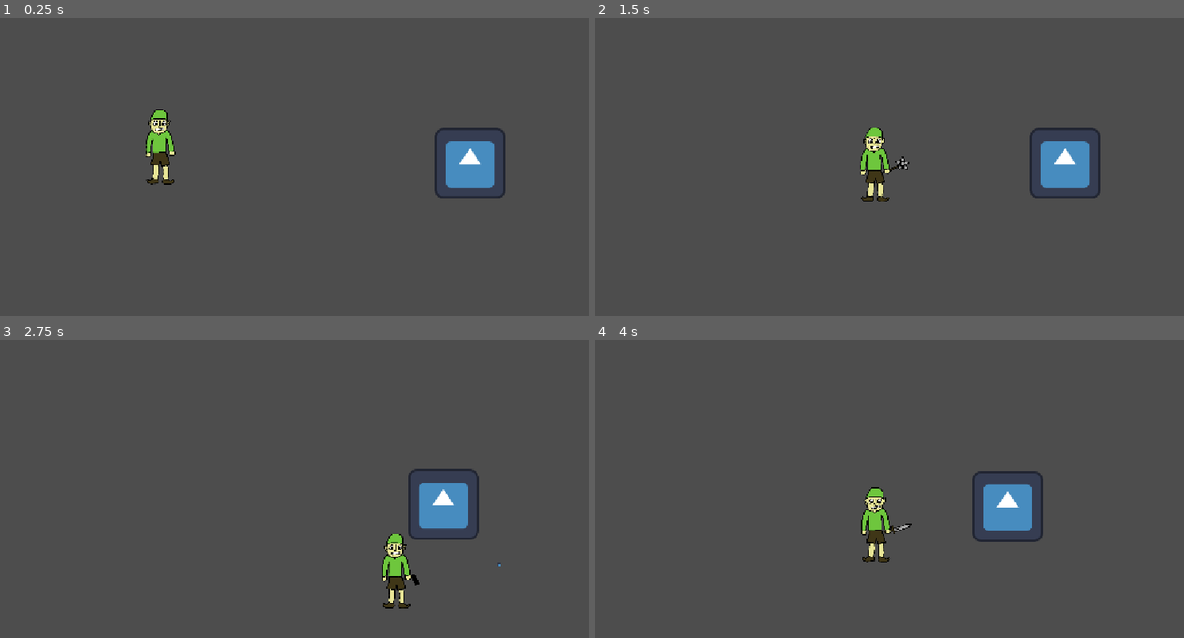
Above: before the commit, frames 1-4 (two rows, left to right).
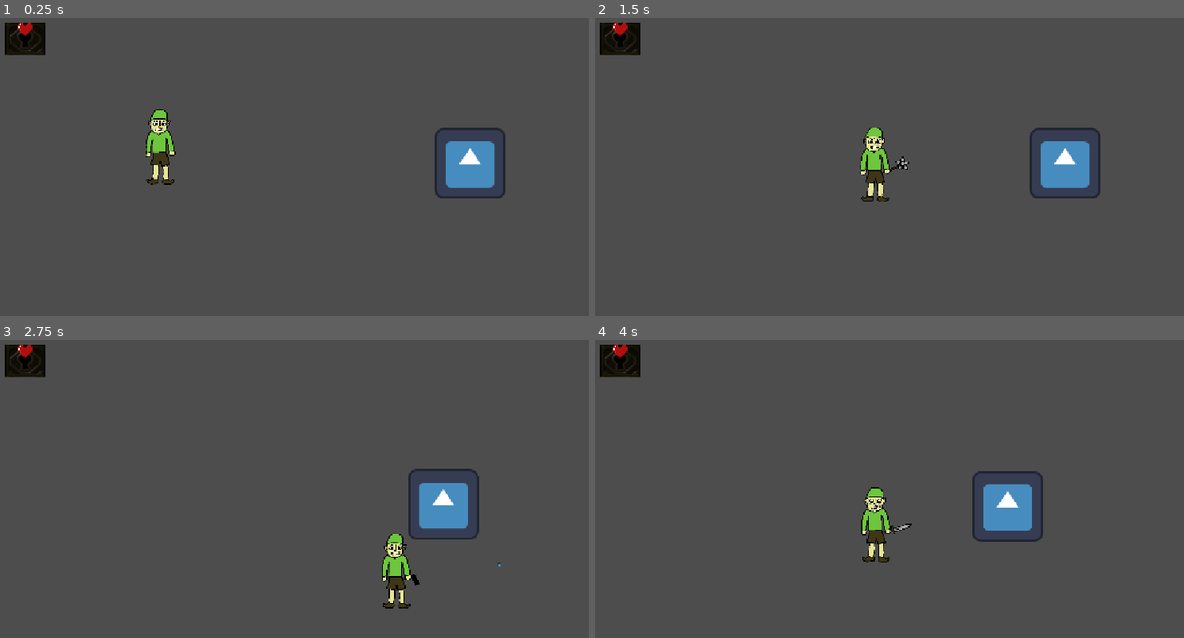
Above: after the commit, the same moments.

Repository: aradaynt/ZeldaRogueLite
Game: Godot game, scene res://scenes/main.tscn
Two runs of this game, one before a commit and one after it. Both use one fixed random seed, a clock stepped at 60 frames per second and the inputs below. The engine's default icon, where the game draws it, is replaced by a stand-in: a white triangle on a blue panel in a dark square.
Inputs:
- Up to frame 1 (0.25 s): no input
- Up to frame 2 (1.5 s): tap Enter (ui_accept) at 0.5, 0.77 s; hold Right (ui_right) 0.53-1.28 s; tap E (attack) at 0.6, 1.35 s; hold Down (ui_down) from 1.28 s (still down)
- Up to frame 3 (2.75 s): tap Enter (ui_accept) at 1.52 s; release Down (ui_down) at 2.03 s; hold Right (ui_right) from 2.03 s (still down); tap E (attack) at 2.1 s
- Up to frame 4 (4 s): release Right (ui_right) at 2.78 s; hold Up (ui_up) 2.78-3.53 s; tap E (attack) at 2.85, 3.6 s; tap Enter (ui_accept) at 3.02, 3.77 s; hold Left (ui_left) from 3.53 s (still down)

The runs differ from the first frame. In frame 1, 0.8% of the frame differs, in the area x 0-8%, y 1-13%; in frame 2, 0.8%; in frame 3, 0.8%; in frame 4, 0.8%.

Commit message:
Overall game loop done

Diff:
--- a/project.godot
+++ b/project.godot
@@ -15,6 +15,10 @@
 config/features=PackedStringArray("4.5", "Forward Plus")
 config/icon="res://icon.svg"
 
+[autoload]
+
+GameManager="*res://scripts/game_manager.gd"
+
 [display]
 
 window/stretch/mode="canvas_items"
@@ -23,6 +27,7 @@
 
 player=""
 enemy=""
+door=""
 
 [input]
 
--- /dev/null
+++ b/scenes/door.tscn
@@ -0,0 +1,28 @@
+[gd_scene load_steps=5 format=3 uid="uid://dl3fxprpu0up7"]
+
+[ext_resource type="Script" uid="uid://xmyyiort152g" path="res://scripts/door.gd" id="1_83dcw"]
+[ext_resource type="Texture2D" uid="uid://d0bgn8xjxll43" path="res://assets/images/EoW_Locked_Door_Model.png" id="1_uvdjg"]
+[ext_resource type="Texture2D" uid="uid://c1qo12ui54rc2" path="res://assets/images/heart.png" id="2_83dcw"]
+
+[sub_resource type="RectangleShape2D" id="RectangleShape2D_la1wf"]
+size = Vector2(71, 58)
+
+[node name="Door" type="Area2D" groups=["door"]]
+position = Vector2(54, 55)
+script = ExtResource("1_83dcw")
+
+[node name="CollisionShape2D" type="CollisionShape2D" parent="."]
+position = Vector2(25.5, 19)
+shape = SubResource("RectangleShape2D_la1wf")
+
+[node name="DoorSprite" type="Sprite2D" parent="."]
+position = Vector2(26, 21)
+scale = Vector2(0.5, 0.411)
+texture = ExtResource("1_uvdjg")
+
+[node name="LootIcon" type="Sprite2D" parent="."]
+position = Vector2(26.000004, 3.0000002)
+scale = Vector2(0.09, 0.09)
+texture = ExtResource("2_83dcw")
+
+[connection signal="body_entered" from="." to="." method="_on_body_entered"]
--- a/scenes/enemy.tscn
+++ b/scenes/enemy.tscn
@@ -17,7 +17,7 @@
 [node name="Enemy" type="CharacterBody2D" groups=["enemy"]]
 script = ExtResource("1_55jtl")
 
-[node name="Sprite2D" type="Sprite2D" parent="." groups=["enemy"]]
+[node name="Sprite2D" type="Sprite2D" parent="."]
 texture = ExtResource("1_3gvst")
 
 [node name="CollisionShape2D" type="CollisionShape2D" parent="."]
--- a/scenes/main.tscn
+++ b/scenes/main.tscn
@@ -1,11 +1,21 @@
-[gd_scene load_steps=3 format=3 uid="uid://mctmevkq24s4"]
+[gd_scene load_steps=6 format=3 uid="uid://mctmevkq24s4"]
 
 [ext_resource type="PackedScene" uid="uid://dhrbo4gci2ne6" path="res://scenes/player.tscn" id="1_o5qli"]
+[ext_resource type="Script" uid="uid://cwp4aevm3fupt" path="res://scripts/main.gd" id="1_sugp2"]
 [ext_resource type="PackedScene" uid="uid://cn03hd448xs5d" path="res://scenes/enemy.tscn" id="2_0wfyh"]
+[ext_resource type="PackedScene" uid="uid://dl3fxprpu0up7" path="res://scenes/door.tscn" id="4_jyhfs"]
+[ext_resource type="PackedScene" uid="uid://dq2dh3626tf7a" path="res://scenes/reward_pedistal.tscn" id="5_tbgi4"]
 
 [node name="Main" type="Node2D"]
+script = ExtResource("1_sugp2")
 
-[node name="Player" parent="." groups=["enemy", "player"] instance=ExtResource("1_o5qli")]
+[node name="Player" parent="." groups=["player"] instance=ExtResource("1_o5qli")]
 
-[node name="Enemy" parent="." groups=["enemy"] instance=ExtResource("2_0wfyh")]
+[node name="Enemy" parent="." instance=ExtResource("2_0wfyh")]
 position = Vector2(885, 301)
+
+[node name="Door" parent="." instance=ExtResource("4_jyhfs")]
+next_room_path = "uid://daf6jroep834m"
+
+[node name="RewardPedistal" parent="." instance=ExtResource("5_tbgi4")]
+position = Vector2(115, 469)
--- /dev/null
+++ b/scenes/reward_pedistal.tscn
@@ -0,0 +1,19 @@
+[gd_scene load_steps=4 format=3 uid="uid://dq2dh3626tf7a"]
+
+[ext_resource type="Texture2D" uid="uid://bg1hexqm1fj4c" path="res://assets/images/Untitled.png" id="1_aivc8"]
+[ext_resource type="Script" uid="uid://bpe32ebtkpjhs" path="res://scripts/reward_pedistal.gd" id="1_rymfk"]
+
+[sub_resource type="RectangleShape2D" id="RectangleShape2D_rymfk"]
+size = Vector2(49, 143)
+
+[node name="RewardPedistal" type="Area2D"]
+script = ExtResource("1_rymfk")
+
+[node name="Sprite2D" type="Sprite2D" parent="."]
+position = Vector2(-4, -32)
+scale = Vector2(0.3, 0.3)
+texture = ExtResource("1_aivc8")
+
+[node name="CollisionShape2D" type="CollisionShape2D" parent="."]
+position = Vector2(-4, -32)
+shape = SubResource("RectangleShape2D_rymfk")
--- /dev/null
+++ b/scenes/room_1.tscn
@@ -0,0 +1,20 @@
+[gd_scene load_steps=5 format=3 uid="uid://daf6jroep834m"]
+
+[ext_resource type="Script" uid="uid://cwp4aevm3fupt" path="res://scripts/main.gd" id="1_xhekj"]
+[ext_resource type="PackedScene" uid="uid://dhrbo4gci2ne6" path="res://scenes/player.tscn" id="2_irjyx"]
+[ext_resource type="PackedScene" uid="uid://cn03hd448xs5d" path="res://scenes/enemy.tscn" id="3_0akh5"]
+[ext_resource type="PackedScene" uid="uid://dl3fxprpu0up7" path="res://scenes/door.tscn" id="4_d0u7m"]
+
+[node name="Room1" type="Node2D"]
+script = ExtResource("1_xhekj")
+
+[node name="Root" parent="." instance=ExtResource("2_irjyx")]
+position = Vector2(-58, 101)
+
+[node name="Enemy" parent="." instance=ExtResource("3_0akh5")]
+position = Vector2(871, 338)
+
+[node name="Door" parent="." instance=ExtResource("4_d0u7m")]
+position = Vector2(426, 49)
+next_room_path = "uid://cv3ap133sq1dq"
+promised_reward = "max_hp_up"
--- /dev/null
+++ b/scenes/room_2.tscn
@@ -0,0 +1,24 @@
+[gd_scene load_steps=5 format=3 uid="uid://cv3ap133sq1dq"]
+
+[ext_resource type="Script" uid="uid://cwp4aevm3fupt" path="res://scripts/main.gd" id="1_586c8"]
+[ext_resource type="PackedScene" uid="uid://dhrbo4gci2ne6" path="res://scenes/player.tscn" id="2_lsxps"]
+[ext_resource type="PackedScene" uid="uid://cn03hd448xs5d" path="res://scenes/enemy.tscn" id="3_63qte"]
+[ext_resource type="PackedScene" uid="uid://dl3fxprpu0up7" path="res://scenes/door.tscn" id="4_flmds"]
+
+[node name="Room2" type="Node2D"]
+script = ExtResource("1_586c8")
+room_name = "room_2"
+
+[node name="Root" parent="." instance=ExtResource("2_lsxps")]
+position = Vector2(215, -107)
+
+[node name="Enemy" parent="." instance=ExtResource("3_63qte")]
+position = Vector2(129, 517)
+
+[node name="Enemy2" parent="." instance=ExtResource("3_63qte")]
+position = Vector2(1003, 517)
+
+[node name="Door" parent="." instance=ExtResource("4_flmds")]
+position = Vector2(639, 43)
+next_room_path = "uid://daf6jroep834m"
+is_back_door = true
--- /dev/null
+++ b/scripts/door.gd
@@ -0,0 +1,30 @@
+extends Area2D
+
+@export_file("*.tscn") var next_room_path: String
+@export var promised_reward = "sword_upgrade"
+@export var is_back_door = false
+
+var is_locked = true
+@onready var door_sprite = $DoorSprite
+@onready var loot_icon = $LootIcon
+
+func _ready():
+	if is_back_door:
+		loot_icon.visible = false
+
+	door_sprite.modulate = Color(0.3, 0.3, 0.3)
+
+func unlock():
+	is_locked = false
+	door_sprite.modulate = Color(1, 1, 1)
+
+func _on_body_entered(body):
+	if not is_locked and body.is_in_group("player"):
+		if next_room_path != "":
+			if not is_back_door:
+				GameManager.pending_reward = promised_reward
+			else:
+				GameManager.pending_reward = ""
+			get_tree().call_deferred("change_scene_to_file", next_room_path)
+		else:
+			print("oops")
--- a/scripts/enemy.gd
+++ b/scripts/enemy.gd
@@ -30,6 +30,9 @@
 	is_stunned = true
 	if hp <= 0:
 		print("Enemy defeated!")
+		var main_room = get_tree().current_scene
+		if main_room.has_method("enemy_defeated"):
+			main_room.enemy_defeated()
 		queue_free()
 		return
 	await get_tree().create_timer(0.3).timeout
--- /dev/null
+++ b/scripts/game_manager.gd
@@ -0,0 +1,9 @@
+extends Node
+
+var pending_reward = ""
+
+var cleared_rooms = []
+
+var player_max_hp = 3.0
+var player_current_hp = 3.0
+var player_weapon_upgrades = 0
--- /dev/null
+++ b/scripts/main.gd
@@ -0,0 +1,39 @@
+extends Node2D
+
+@export var room_name = "room_1"
+var enemies_left = 0
+
+var reward_scene = preload("res://scenes/reward_pedistal.tscn")
+
+func _ready():
+	if GameManager.cleared_rooms.has(room_name):
+		print("Room already cleared. Opening doors.")
+		var enemies = get_tree().get_nodes_in_group("enemy")
+		for enemy in enemies:
+			enemy.queue_free()
+		unlock_all_doors()
+	else:
+		enemies_left = get_tree().get_nodes_in_group("enemy").size()
+		print("Enemies to defeat: ", enemies_left)
+
+func enemy_defeated():
+	enemies_left -= 1
+	if enemies_left <= 0:
+		call_deferred("room_cleared")
+
+func room_cleared():
+	print("Room Cleared!")
+	GameManager.cleared_rooms.append(room_name)
+
+	if GameManager.pending_reward != "":
+		print("Spawning reward: ", GameManager.pending_reward)
+		var new_pedestal = reward_scene.instantiate()
+		new_pedestal.global_position = Vector2(500,300)
+		add_child(new_pedestal)
+	unlock_all_doors()
+
+func unlock_all_doors():
+	var doors = get_tree().get_nodes_in_group("door")
+	for door in doors:
+		if door.has_method("unlock"):
+			door.unlock()
--- a/scripts/player.gd
+++ b/scripts/player.gd
@@ -7,7 +7,7 @@
 
 # --- COMBAT STATS ---
 var base_damage = 1.0
-var weapon_upgrades = 0
+var weapon_upgrades = GameManager.player_weapon_upgrades
 
 var max_ammo = 6
 var current_ammo = max_ammo
@@ -16,8 +16,8 @@
 
 var facing_direction = Vector2.DOWN
 
-var max_hp = 3.0
-var current_hp = max_hp
+var max_hp = GameManager.player_max_hp
+var current_hp = GameManager.player_current_hp
 var is_invincible = false
 
 var knockback = Vector2.ZERO
--- /dev/null
+++ b/scripts/reward_pedistal.gd
@@ -0,0 +1,39 @@
+extends Area2D
+
+var reward_type = ""
+
+@onready var sprite = $Sprite2D
+
+func _ready():
+	reward_type = GameManager.pending_reward
+
+	match reward_type:
+		"sword_upgrade":
+			sprite.modulate = Color(1, 0, 0)
+		"heal":
+			sprite.modulate = Color(0, 1, 0)
+		"max_hp_up":
+			sprite.modulate = Color(1, 0.8, 0)
+		"":
+			queue_free()
+
+func _on_body_entered(body):
+	if body.is_in_group("player"):
+		print("Lonk picked up the reward: ", reward_type)
+
+		match reward_type:
+			"sword_upgrade":
+				body.weapon_upgrades += 1
+				GameManager.player_weapon_upgrades = body.weapon_upgrades
+				print("Damage upgraded! New total: ", body.get_total_damage())
+			"heal":
+				body.current_hp = body.max_hp
+				print("Lonk fully healed!")
+			"max_hp_up":
+				body.max_hp += 1.0
+				body.current_hp = body.max_hp
+				print("Max HP increased! Current Max: ", body.max_hp)
+
+		GameManager.pending_reward = ""
+
+		queue_free()
Binary file added: assets/images/EoW_Locked_Door_Model.png
Not shown, added: assets/images/EoW_Locked_Door_Model.png.import
Binary file added: assets/images/heart.png
Not shown, added: assets/images/heart.png.import
Not shown, added: scripts/door.gd.uid
Not shown, added: scripts/game_manager.gd.uid
Not shown, added: scripts/main.gd.uid
Not shown, added: scripts/reward_pedistal.gd.uid
